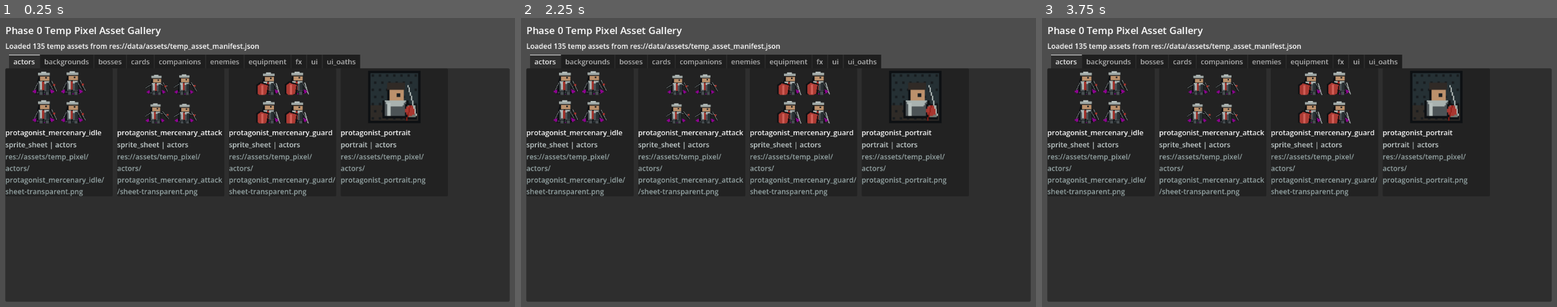
Above: before the commit, frames 1-3 (left to right).
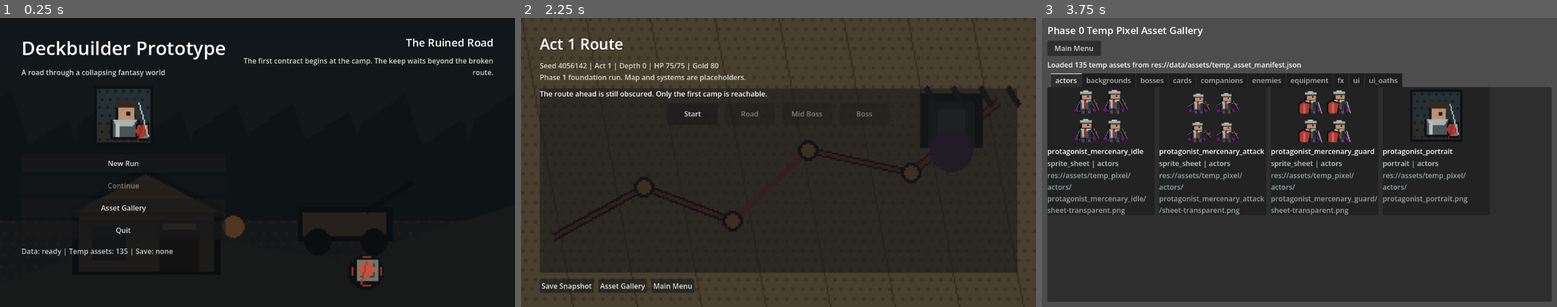
Above: after the commit, the same moments.

Repository: once0811-arch/game
Game: Godot game, scene res://scenes/main/main.tscn
Two runs of this game, one before a commit and one after it. Both use one fixed random seed, a clock stepped at 60 frames per second and the inputs below. Before the commit the project starts from res://scenes/debug/asset_gallery.tscn.
Inputs (mouse positions are in pixels of both pictures, inside the frame that each line leads up to):
- Up to frame 1 (0.25 s): no input
- Up to frame 2 (2.25 s): click (644, 208) at 0.5 s, where only the run after the commit has a clickable "Asset Gallery"; click (551, 46) at 1.25 s, where only the run after the commit has a clickable "Main Menu"; click (644, 162) at 2 s, where only the run after the commit has a clickable "New Run"
- Up to frame 3 (3.75 s): click (1088, 286) at 2.75 s, where only the run after the commit has a clickable "Save Snapshot"; click (1145, 286) at 3.5 s, where only the run after the commit has a clickable "Asset Gallery"

The runs differ from the first frame. In frame 1, 43% of the frame differs, in the area x 0-100%, y 0-100%; in frame 2, 44%; in frame 3, 18%.

Commit message:
Add phase 1 Godot app foundation

Diff:
--- /dev/null
+++ b/SourceCode/autoloads/data_registry.gd
@@ -0,0 +1,71 @@
+extends Node
+
+const BALANCE_CONSTANTS_PATH := "res://data/balance_constants.json"
+const TEMP_ASSET_MANIFEST_PATH := "res://data/assets/temp_asset_manifest.json"
+
+var balance_constants: Dictionary = {}
+var temp_asset_manifest: Dictionary = {}
+var temp_assets_by_id: Dictionary = {}
+var load_errors: Array[String] = []
+
+
+func _ready() -> void:
+	load_all()
+
+
+func load_all() -> bool:
+	load_errors.clear()
+	balance_constants = _load_dictionary(BALANCE_CONSTANTS_PATH)
+	temp_asset_manifest = _load_dictionary(TEMP_ASSET_MANIFEST_PATH)
+	_index_temp_assets()
+	return load_errors.is_empty()
+
+
+func get_balance(path: String, default_value: Variant = null) -> Variant:
+	var cursor: Variant = balance_constants
+	for key in path.split("."):
+		if typeof(cursor) != TYPE_DICTIONARY or not cursor.has(key):
+			return default_value
+		cursor = cursor[key]
+	return cursor
+
+
+func get_temp_asset(asset_id: String) -> Dictionary:
+	return temp_assets_by_id.get(asset_id, {})
+
+
+func get_temp_asset_path(asset_id: String, default_path: String = "") -> String:
+	var asset := get_temp_asset(asset_id)
+	return String(asset.get("path", default_path))
+
+
+func get_temp_asset_count() -> int:
+	return temp_assets_by_id.size()
+
+
+func is_ready_for_phase_1() -> bool:
+	return load_errors.is_empty() and not balance_constants.is_empty() and get_temp_asset_count() > 0
+
+
+func _load_dictionary(path: String) -> Dictionary:
+	var file := FileAccess.open(path, FileAccess.READ)
+	if file == null:
+		load_errors.append("Missing JSON: %s" % path)
+		return {}
+
+	var parsed: Variant = JSON.parse_string(file.get_as_text())
+	if typeof(parsed) != TYPE_DICTIONARY:
+		load_errors.append("Invalid JSON object: %s" % path)
+		return {}
+
+	return parsed
+
+
+func _index_temp_assets() -> void:
+	temp_assets_by_id.clear()
+	for asset in temp_asset_manifest.get("assets", []):
+		if typeof(asset) != TYPE_DICTIONARY:
+			continue
+		var asset_id := String(asset.get("id", ""))
+		if not asset_id.is_empty():
+			temp_assets_by_id[asset_id] = asset
--- /dev/null
+++ b/SourceCode/autoloads/rng_service.gd
@@ -0,0 +1,29 @@
+extends Node
+
+var rng := RandomNumberGenerator.new()
+var current_seed := 0
+
+
+func _ready() -> void:
+	randomize_seed()
+
+
+func randomize_seed() -> int:
+	rng.randomize()
+	current_seed = rng.seed
+	return current_seed
+
+
+func set_run_seed(seed_value: int) -> void:
+	current_seed = seed_value
+	rng.seed = seed_value
+
+
+func roll_int(min_value: int, max_value: int) -> int:
+	return rng.randi_range(min_value, max_value)
+
+
+func pick(items: Array, default_value: Variant = null) -> Variant:
+	if items.is_empty():
+		return default_value
+	return items[roll_int(0, items.size() - 1)]
--- /dev/null
+++ b/SourceCode/autoloads/save_service.gd
@@ -0,0 +1,26 @@
+extends Node
+
+const SAVE_PATH := "user://run_save.json"
+
+
+func has_save() -> bool:
+	return FileAccess.file_exists(SAVE_PATH)
+
+
+func write_run_snapshot(snapshot: Dictionary) -> bool:
+	var file := FileAccess.open(SAVE_PATH, FileAccess.WRITE)
+	if file == null:
+		push_error("Could not open save file for write: %s" % SAVE_PATH)
+		return false
+	file.store_string(JSON.stringify(snapshot, "\t"))
+	return true
+
+
+func read_run_snapshot() -> Dictionary:
+	var file := FileAccess.open(SAVE_PATH, FileAccess.READ)
+	if file == null:
+		return {}
+	var parsed: Variant = JSON.parse_string(file.get_as_text())
+	if typeof(parsed) != TYPE_DICTIONARY:
+		return {}
+	return parsed
--- /dev/null
+++ b/SourceCode/autoloads/scene_router.gd
@@ -0,0 +1,28 @@
+extends Node
+
+const MAIN_SCENE := "res://scenes/main/main.tscn"
+const MAP_SCENE := "res://scenes/map/map_screen.tscn"
+const ASSET_GALLERY_SCENE := "res://scenes/debug/asset_gallery.tscn"
+
+
+func go_to_main() -> void:
+	_change_to(MAIN_SCENE)
+
+
+func go_to_map() -> void:
+	_change_to(MAP_SCENE)
+
+
+func open_asset_gallery() -> void:
+	_change_to(ASSET_GALLERY_SCENE)
+
+
+func start_new_run() -> void:
+	RunState.start_new_run()
+	go_to_map()
+
+
+func _change_to(scene_path: String) -> void:
+	var error := get_tree().change_scene_to_file(scene_path)
+	if error != OK:
+		push_error("Scene change failed %s: %s" % [scene_path, error])
--- /dev/null
+++ b/SourceCode/data/balance_constants.json
@@ -0,0 +1,30 @@
+{
+  "version": "0.1.0",
+  "phase": 1,
+  "run": {
+    "starting_act": 1,
+    "starting_depth": 0,
+    "starting_gold": 80,
+    "starting_max_hp": 75,
+    "max_companions": 2
+  },
+  "combat": {
+    "energy_per_turn": 4,
+    "draw_per_turn": 6,
+    "starting_hand_size": 6
+  },
+  "bond": {
+    "max_score": 100,
+    "thresholds": [30, 60, 100]
+  },
+  "map": {
+    "act_1_midboss_depth": 6,
+    "act_1_boss_depth": 12,
+    "first_companion_after_midboss": true,
+    "second_companion_after_boss": true
+  },
+  "debug": {
+    "phase_1_map_nodes_enabled": false,
+    "phase_2_deck_debug_enabled": false
+  }
+}
--- a/SourceCode/project.godot
+++ b/SourceCode/project.godot
@@ -11,9 +11,17 @@
 [application]
 
 config/name="deckbuilding"
-run/main_scene="res://scenes/debug/asset_gallery.tscn"
+run/main_scene="res://scenes/main/main.tscn"
 config/features=PackedStringArray("4.6", "GL Compatibility")
 config/icon="res://icon.svg"
+
+[autoload]
+
+DataRegistry="*res://autoloads/data_registry.gd"
+RngService="*res://autoloads/rng_service.gd"
+SaveService="*res://autoloads/save_service.gd"
+SceneRouter="*res://autoloads/scene_router.gd"
+RunState="*res://scripts/state/run_state.gd"
 
 [physics]
 
--- /dev/null
+++ b/SourceCode/scenes/main/main.tscn
@@ -0,0 +1,12 @@
+[gd_scene load_steps=2 format=3]
+
+[ext_resource type="Script" path="res://scripts/ui/main_menu.gd" id="1_main_menu"]
+
+[node name="Main" type="Control"]
+layout_mode = 3
+anchors_preset = 15
+anchor_right = 1.0
+anchor_bottom = 1.0
+grow_horizontal = 2
+grow_vertical = 2
+script = ExtResource("1_main_menu")
--- /dev/null
+++ b/SourceCode/scenes/map/map_screen.tscn
@@ -0,0 +1,12 @@
+[gd_scene load_steps=2 format=3]
+
+[ext_resource type="Script" path="res://scripts/ui/map_screen.gd" id="1_map_screen"]
+
+[node name="MapScreen" type="Control"]
+layout_mode = 3
+anchors_preset = 15
+anchor_right = 1.0
+anchor_bottom = 1.0
+grow_horizontal = 2
+grow_vertical = 2
+script = ExtResource("1_map_screen")
--- a/SourceCode/scripts/debug/asset_gallery.gd
+++ b/SourceCode/scripts/debug/asset_gallery.gd
@@ -29,6 +29,16 @@
 	title.text = "Phase 0 Temp Pixel Asset Gallery"
 	title.add_theme_font_size_override("font_size", 22)
 	root.add_child(title)
+
+	var actions := HBoxContainer.new()
+	actions.add_theme_constant_override("separation", 8)
+	root.add_child(actions)
+
+	var main_button := Button.new()
+	main_button.text = "Main Menu"
+	main_button.custom_minimum_size = Vector2(120, 34)
+	main_button.pressed.connect(Callable(SceneRouter, "go_to_main"))
+	actions.add_child(main_button)
 
 	status_label = Label.new()
 	status_label.text = "Loading manifest..."
--- /dev/null
+++ b/SourceCode/scripts/state/combat_state.gd
@@ -0,0 +1,33 @@
+class_name CombatState
+extends RefCounted
+
+var in_combat := false
+var turn_index := 0
+var player_block := 0
+var enemies: Array[Dictionary] = []
+
+
+func reset() -> void:
+	in_combat = false
+	turn_index = 0
+	player_block = 0
+	enemies.clear()
+
+
+func to_dict() -> Dictionary:
+	return {
+		"in_combat": in_combat,
+		"turn_index": turn_index,
+		"player_block": player_block,
+		"enemies": enemies.duplicate(true),
+	}
+
+
+func from_dict(data: Dictionary) -> void:
+	in_combat = bool(data.get("in_combat", false))
+	turn_index = int(data.get("turn_index", 0))
+	player_block = int(data.get("player_block", 0))
+	enemies = []
+	for enemy in data.get("enemies", []):
+		if typeof(enemy) == TYPE_DICTIONARY:
+			enemies.append(enemy)
--- /dev/null
+++ b/SourceCode/scripts/state/deck_state.gd
@@ -0,0 +1,44 @@
+class_name DeckState
+extends RefCounted
+
+var draw_pile: Array[Dictionary] = []
+var hand: Array[Dictionary] = []
+var discard_pile: Array[Dictionary] = []
+var exhaust_pile: Array[Dictionary] = []
+
+
+func reset() -> void:
+	draw_pile.clear()
+	hand.clear()
+	discard_pile.clear()
+	exhaust_pile.clear()
+
+
+func get_total_cards() -> int:
+	return draw_pile.size() + hand.size() + discard_pile.size() + exhaust_pile.size()
+
+
+func to_dict() -> Dictionary:
+	return {
+		"draw_pile": draw_pile.duplicate(true),
+		"hand": hand.duplicate(true),
+		"discard_pile": discard_pile.duplicate(true),
+		"exhaust_pile": exhaust_pile.duplicate(true),
+	}
+
+
+func from_dict(data: Dictionary) -> void:
+	draw_pile = _dictionary_array(data.get("draw_pile", []))
+	hand = _dictionary_array(data.get("hand", []))
+	discard_pile = _dictionary_array(data.get("discard_pile", []))
+	exhaust_pile = _dictionary_array(data.get("exhaust_pile", []))
+
+
+func _dictionary_array(values: Variant) -> Array[Dictionary]:
+	var result: Array[Dictionary] = []
+	if typeof(values) != TYPE_ARRAY:
+		return result
+	for value in values:
+		if typeof(value) == TYPE_DICTIONARY:
+			result.append(value)
+	return result
--- /dev/null
+++ b/SourceCode/scripts/state/party_state.gd
@@ -0,0 +1,32 @@
+class_name PartyState
+extends RefCounted
+
+var protagonist_id := "protagonist_mercenary"
+var companions: Array[Dictionary] = []
+
+
+func reset() -> void:
+	companions.clear()
+
+
+func get_companion_count() -> int:
+	return companions.size()
+
+
+func can_recruit(max_companions: int) -> bool:
+	return companions.size() < max_companions
+
+
+func to_dict() -> Dictionary:
+	return {
+		"protagonist_id": protagonist_id,
+		"companions": companions.duplicate(true),
+	}
+
+
+func from_dict(data: Dictionary) -> void:
+	protagonist_id = String(data.get("protagonist_id", protagonist_id))
+	companions = []
+	for companion in data.get("companions", []):
+		if typeof(companion) == TYPE_DICTIONARY:
+			companions.append(companion)
--- /dev/null
+++ b/SourceCode/scripts/state/run_state.gd
@@ -0,0 +1,75 @@
+extends Node
+
+const PartyStateScript := preload("res://scripts/state/party_state.gd")
+const DeckStateScript := preload("res://scripts/state/deck_state.gd")
+const CombatStateScript := preload("res://scripts/state/combat_state.gd")
+
+var is_run_active := false
+var run_seed := 0
+var act := 1
+var depth := 0
+var gold := 0
+var current_hp := 1
+var max_hp := 1
+var phase_note := "No active run."
+var party = PartyStateScript.new()
+var deck = DeckStateScript.new()
+var combat = CombatStateScript.new()
+
+
+func start_new_run() -> void:
+	var starting: Dictionary = DataRegistry.get_balance("run", {})
+	is_run_active = true
+	run_seed = RngService.randomize_seed()
+	act = int(starting.get("starting_act", 1))
+	depth = int(starting.get("starting_depth", 0))
+	gold = int(starting.get("starting_gold", 80))
+	max_hp = int(starting.get("starting_max_hp", 75))
+	current_hp = max_hp
+	phase_note = "Phase 1 foundation run. Map and systems are placeholders."
+	party.reset()
+	deck.reset()
+	combat.reset()
+
+
+func advance_depth() -> void:
+	if is_run_active:
+		depth += 1
+
+
+func to_snapshot() -> Dictionary:
+	return {
+		"is_run_active": is_run_active,
+		"run_seed": run_seed,
+		"act": act,
+		"depth": depth,
+		"gold": gold,
+		"current_hp": current_hp,
+		"max_hp": max_hp,
+		"phase_note": phase_note,
+		"party": party.to_dict(),
+		"deck": deck.to_dict(),
+		"combat": combat.to_dict(),
+	}
+
+
+func load_snapshot(snapshot: Dictionary) -> bool:
+	if snapshot.is_empty():
+		return false
+	is_run_active = bool(snapshot.get("is_run_active", false))
+	run_seed = int(snapshot.get("run_seed", 0))
+	act = int(snapshot.get("act", 1))
+	depth = int(snapshot.get("depth", 0))
+	gold = int(snapshot.get("gold", 0))
+	current_hp = int(snapshot.get("current_hp", 1))
+	max_hp = int(snapshot.get("max_hp", max(current_hp, 1)))
+	phase_note = String(snapshot.get("phase_note", "Loaded Phase 1 snapshot."))
+	RngService.set_run_seed(run_seed)
+
+	var party_data: Dictionary = snapshot.get("party", {})
+	var deck_data: Dictionary = snapshot.get("deck", {})
+	var combat_data: Dictionary = snapshot.get("combat", {})
+	party.from_dict(party_data)
+	deck.from_dict(deck_data)
+	combat.from_dict(combat_data)
+	return is_run_active
--- /dev/null
+++ b/SourceCode/scripts/ui/main_menu.gd
@@ -0,0 +1,158 @@
+extends Control
+
+var status_label: Label
+var continue_button: Button
+
+
+func _ready() -> void:
+	_build_ui()
+	_refresh_status()
+
+
+func _build_ui() -> void:
+	var background := TextureRect.new()
+	background.set_anchors_preset(Control.PRESET_FULL_RECT)
+	background.expand_mode = TextureRect.EXPAND_IGNORE_SIZE
+	background.stretch_mode = TextureRect.STRETCH_KEEP_ASPECT_COVERED
+	var bg_path := DataRegistry.get_temp_asset_path("bg_battle_act1_road_ruin")
+	if not bg_path.is_empty():
+		background.texture = load(bg_path)
+	add_child(background)
+
+	var shade := ColorRect.new()
+	shade.set_anchors_preset(Control.PRESET_FULL_RECT)
+	shade.color = Color(0.04, 0.05, 0.06, 0.68)
+	add_child(shade)
+
+	var root := MarginContainer.new()
+	root.set_anchors_preset(Control.PRESET_FULL_RECT)
+	root.add_theme_constant_override("margin_left", 48)
+	root.add_theme_constant_override("margin_top", 38)
+	root.add_theme_constant_override("margin_right", 48)
+	root.add_theme_constant_override("margin_bottom", 34)
+	add_child(root)
+
+	var columns := HBoxContainer.new()
+	columns.add_theme_constant_override("separation", 28)
+	root.add_child(columns)
+
+	var left := VBoxContainer.new()
+	left.custom_minimum_size = Vector2(430, 0)
+	left.size_flags_vertical = Control.SIZE_EXPAND_FILL
+	left.add_theme_constant_override("separation", 14)
+	columns.add_child(left)
+
+	var title := Label.new()
+	title.text = "Deckbuilder Prototype"
+	title.add_theme_font_size_override("font_size", 42)
+	left.add_child(title)
+
+	var subtitle := Label.new()
+	subtitle.text = "A road through a collapsing fantasy world"
+	subtitle.modulate = Color(0.82, 0.86, 0.84)
+	subtitle.add_theme_font_size_override("font_size", 16)
+	left.add_child(subtitle)
+
+	var portrait := TextureRect.new()
+	portrait.custom_minimum_size = Vector2(144, 144)
+	portrait.expand_mode = TextureRect.EXPAND_FIT_WIDTH_PROPORTIONAL
+	portrait.stretch_mode = TextureRect.STRETCH_KEEP_ASPECT_CENTERED
+	var portrait_path := DataRegistry.get_temp_asset_path("protagonist_portrait")
+	if not portrait_path.is_empty():
+		portrait.texture = load(portrait_path)
+	left.add_child(portrait)
+
+	var menu := VBoxContainer.new()
+	menu.add_theme_constant_override("separation", 8)
+	left.add_child(menu)
+
+	var new_run := _make_menu_button("New Run")
+	new_run.pressed.connect(_on_new_run_pressed)
+	menu.add_child(new_run)
+
+	continue_button = _make_menu_button("Continue")
+	continue_button.pressed.connect(_on_continue_pressed)
+	menu.add_child(continue_button)
+
+	var gallery := _make_menu_button("Asset Gallery")
+	gallery.pressed.connect(Callable(SceneRouter, "open_asset_gallery"))
+	menu.add_child(gallery)
+
+	var quit := _make_menu_button("Quit")
+	quit.pressed.connect(_on_quit_pressed)
+	menu.add_child(quit)
+
+	status_label = Label.new()
+	status_label.autowrap_mode = TextServer.AUTOWRAP_WORD_SMART
+	status_label.modulate = Color(0.73, 0.78, 0.76)
+	left.add_child(status_label)
+
+	var right := VBoxContainer.new()
+	right.size_flags_horizontal = Control.SIZE_EXPAND_FILL
+	right.size_flags_vertical = Control.SIZE_EXPAND_FILL
+	right.add_theme_constant_override("separation", 12)
+	columns.add_child(right)
+
+	var build_label := Label.new()
+	build_label.text = "The Ruined Road"
+	build_label.horizontal_alignment = HORIZONTAL_ALIGNMENT_RIGHT
+	build_label.add_theme_font_size_override("font_size", 24)
+	right.add_child(build_label)
+
+	var summary := Label.new()
+	summary.text = "The first contract begins at the camp. The keep waits beyond the broken route."
+	summary.horizontal_alignment = HORIZONTAL_ALIGNMENT_RIGHT
+	summary.autowrap_mode = TextServer.AUTOWRAP_WORD_SMART
+	summary.modulate = Color(0.80, 0.84, 0.82)
+	right.add_child(summary)
+
+	var spacer := Control.new()
+	spacer.size_flags_vertical = Control.SIZE_EXPAND_FILL
+	right.add_child(spacer)
+
+	var token := TextureRect.new()
+	token.custom_minimum_size = Vector2(96, 96)
+	token.expand_mode = TextureRect.EXPAND_FIT_WIDTH_PROPORTIONAL
+	token.stretch_mode = TextureRect.STRETCH_KEEP_ASPECT_CENTERED
+	var token_path := DataRegistry.get_temp_asset_path("companion_rowan_oath_1")
+	if not token_path.is_empty():
+		token.texture = load(token_path)
+	right.add_child(token)
+
+
+func _make_menu_button(label_text: String) -> Button:
+	var button := Button.new()
+	button.text = label_text
+	button.custom_minimum_size = Vector2(260, 42)
+	button.focus_mode = Control.FOCUS_NONE
+	return button
+
+
+func _refresh_status() -> void:
+	continue_button.disabled = not SaveService.has_save()
+	var data_state := "ready" if DataRegistry.is_ready_for_phase_1() else "missing"
+	status_label.text = "Data: %s | Temp assets: %d | Save: %s" % [
+		data_state,
+		DataRegistry.get_temp_asset_count(),
+		"found" if SaveService.has_save() else "none",
+	]
+	if not DataRegistry.load_errors.is_empty():
+		for error in DataRegistry.load_errors:
+			status_label.text += "\n" + error
+
+
+func _on_new_run_pressed() -> void:
+	SceneRouter.start_new_run()
+
+
+func _on_continue_pressed() -> void:
+	var snapshot := SaveService.read_run_snapshot()
+	if not RunState.load_snapshot(snapshot):
+		_refresh_status()
+		status_label.text += "\nCould not load save snapshot."
+		return
+	SceneRouter.go_to_map()
+
+
+func _on_quit_pressed() -> void:
+	get_tree().quit()
--- /dev/null
+++ b/SourceCode/scripts/ui/map_screen.gd
@@ -0,0 +1,110 @@
+extends Control
+
+var run_label: Label
+
+
+func _ready() -> void:
+	_build_ui()
+	_refresh_run_info()
+
+
+func _build_ui() -> void:
+	var background := TextureRect.new()
+	background.set_anchors_preset(Control.PRESET_FULL_RECT)
+	background.expand_mode = TextureRect.EXPAND_IGNORE_SIZE
+	background.stretch_mode = TextureRect.STRETCH_KEEP_ASPECT_COVERED
+	var bg_path := DataRegistry.get_temp_asset_path("bg_map_act1_route")
+	if not bg_path.is_empty():
+		background.texture = load(bg_path)
+	add_child(background)
+
+	var shade := ColorRect.new()
+	shade.set_anchors_preset(Control.PRESET_FULL_RECT)
+	shade.color = Color(0.03, 0.035, 0.035, 0.50)
+	add_child(shade)
+
+	var root := MarginContainer.new()
+	root.set_anchors_preset(Control.PRESET_FULL_RECT)
+	root.add_theme_constant_override("margin_left", 42)
+	root.add_theme_constant_override("margin_top", 34)
+	root.add_theme_constant_override("margin_right", 42)
+	root.add_theme_constant_override("margin_bottom", 32)
+	add_child(root)
+
+	var layout := VBoxContainer.new()
+	layout.add_theme_constant_override("separation", 14)
+	root.add_child(layout)
+
+	var title := Label.new()
+	title.text = "Act 1 Route"
+	title.add_theme_font_size_override("font_size", 34)
+	layout.add_child(title)
+
+	run_label = Label.new()
+	run_label.autowrap_mode = TextServer.AUTOWRAP_WORD_SMART
+	run_label.modulate = Color(0.86, 0.88, 0.83)
+	layout.add_child(run_label)
+
+	var map_area := PanelContainer.new()
+	map_area.size_flags_vertical = Control.SIZE_EXPAND_FILL
+	layout.add_child(map_area)
+
+	var map_box := VBoxContainer.new()
+	map_box.add_theme_constant_override("separation", 10)
+	map_area.add_child(map_box)
+
+	var hint := Label.new()
+	hint.text = "The route ahead is still obscured. Only the first camp is reachable."
+	hint.autowrap_mode = TextServer.AUTOWRAP_WORD_SMART
+	map_box.add_child(hint)
+
+	var route := HBoxContainer.new()
+	route.alignment = BoxContainer.ALIGNMENT_CENTER
+	route.add_theme_constant_override("separation", 16)
+	map_box.add_child(route)
+
+	for label_text in ["Start", "Road", "Mid Boss", "Boss"]:
+		var node := Button.new()
+		node.text = label_text
+		node.custom_minimum_size = Vector2(112, 48)
+		node.disabled = label_text != "Start"
+		route.add_child(node)
+
+	var actions := HBoxContainer.new()
+	actions.add_theme_constant_override("separation", 10)
+	layout.add_child(actions)
+
+	var save_button := Button.new()
+	save_button.text = "Save Snapshot"
+	save_button.pressed.connect(_on_save_pressed)
+	actions.add_child(save_button)
+
+	var gallery := Button.new()
+	gallery.text = "Asset Gallery"
+	gallery.pressed.connect(Callable(SceneRouter, "open_asset_gallery"))
+	actions.add_child(gallery)
+
+	var main := Button.new()
+	main.text = "Main Menu"
+	main.pressed.connect(Callable(SceneRouter, "go_to_main"))
+	actions.add_child(main)
+
+
+func _refresh_run_info() -> void:
+	if not RunState.is_run_active:
+		run_label.text = "No active run. Return to Main Menu and start a new run."
+		return
+	run_label.text = "Seed %d | Act %d | Depth %d | HP %d/%d | Gold %d\n%s" % [
+		RunState.run_seed,
+		RunState.act,
+		RunState.depth,
+		RunState.current_hp,
+		RunState.max_hp,
+		RunState.gold,
+		RunState.phase_note,
+	]
+
+
+func _on_save_pressed() -> void:
+	SaveService.write_run_snapshot(RunState.to_snapshot())
+	_refresh_run_info()
Not shown, added: docs/phase1_foundation_report.md
